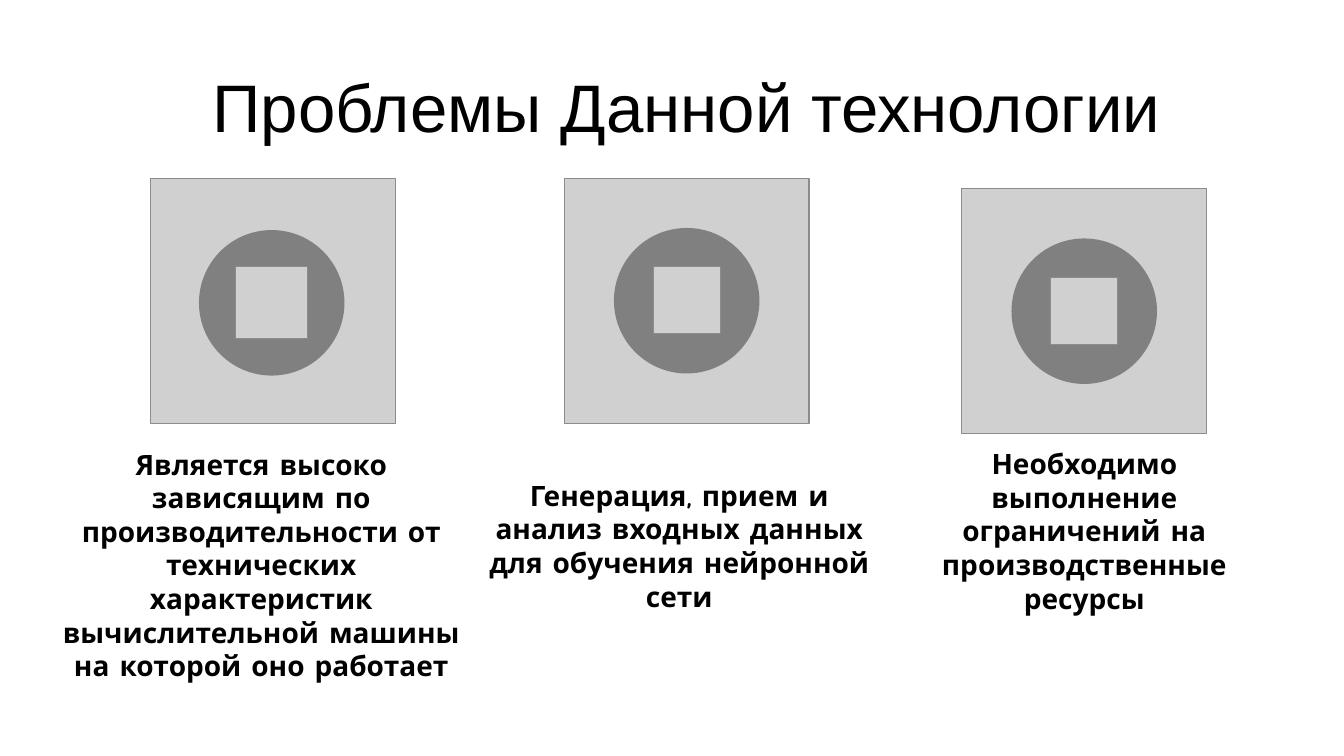
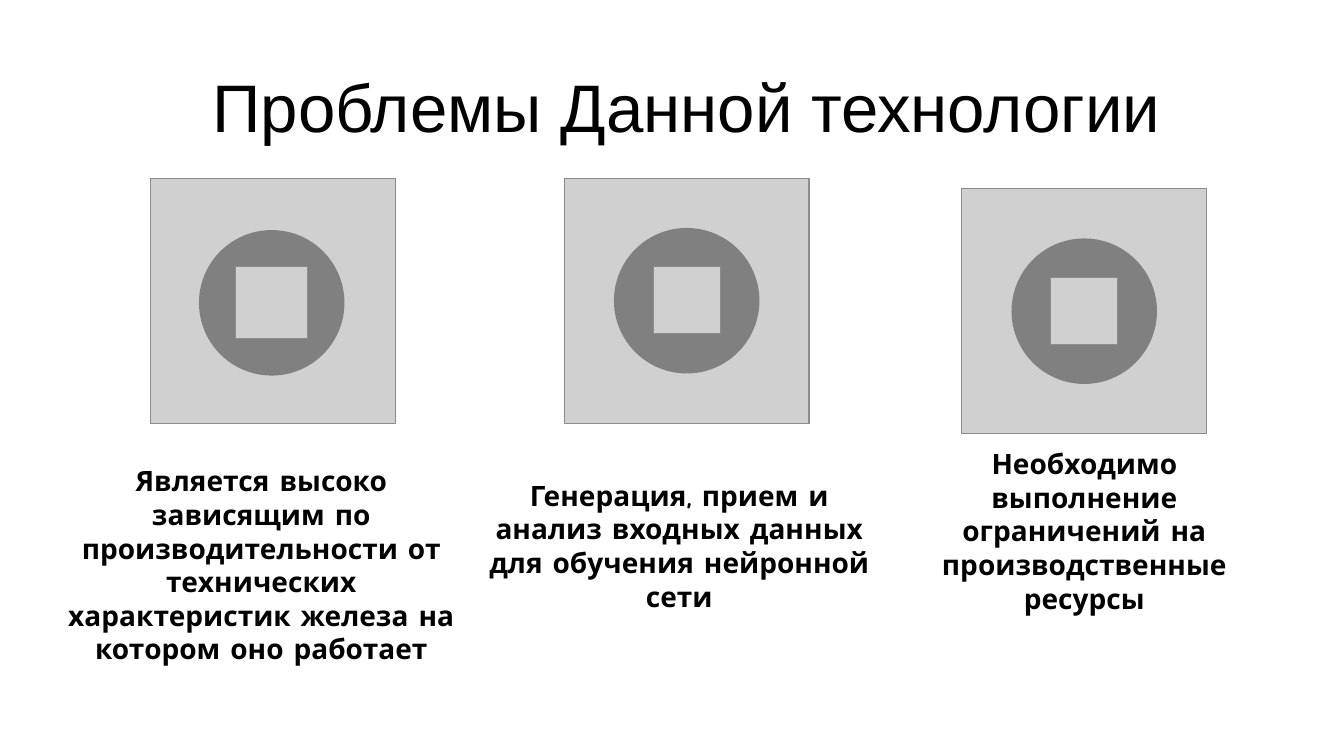
Before and after one commit to pooh2014/ARTIFICIAL-INTELLIGENCE, a slide deck: slide 5 of Documents/Презентация отчет.pptx. Drawn at 1344x756 pixels with LibreOffice and Linux fonts; fonts in the diff are those of the drawing; grey boxes stand for pictures; background and template pictures are left out. Boxes give left, top, right and bottom in pixels: in the first picture for what was removed or moved away, otherwise in the second. Text is boxed around its words. In the diff, an @@ line names an element or a change of style, - is before the commit and + after.

```diff
--- a/Documents/Презентация отчет.pptx
+++ b/Documents/Презентация отчет.pptx
@@ text at [68,471,455,666]: text changed @@
-Является высоко зависящим по производительности от технических характеристик вычислительной машины на которой оно работает
+Является высоко зависящим по производительности от технических характеристик железа на котором оно работает
```
Also in this commit, not shown: 2 other slides changed, 2 slides added, 1 slide removed.
